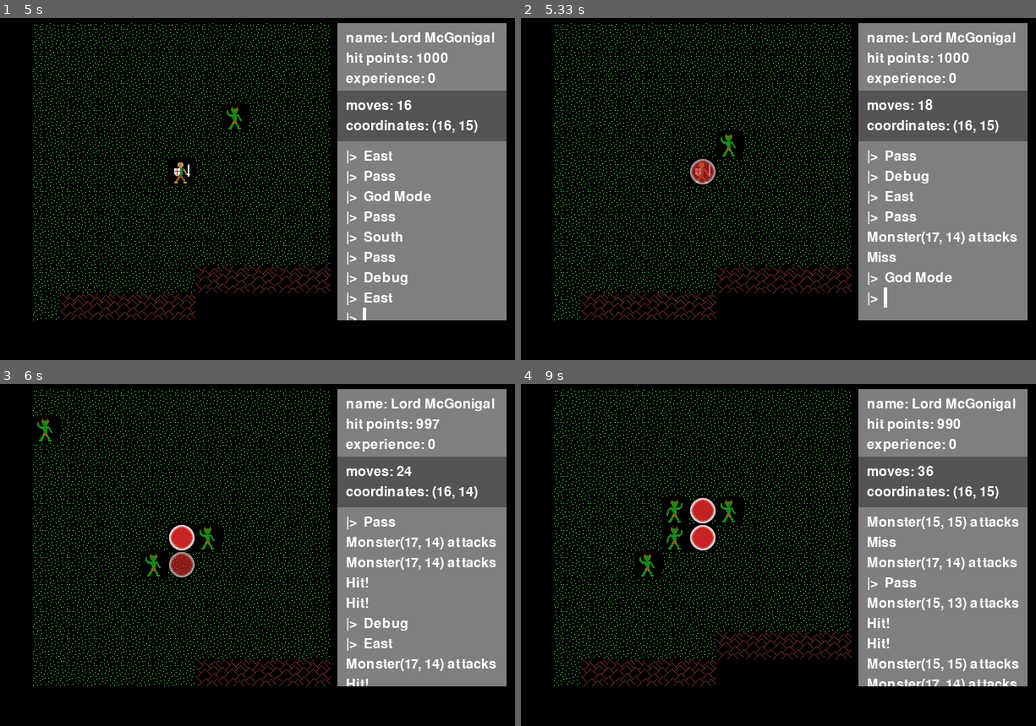
Above: before the commit, frames 1-4 (two rows, left to right).
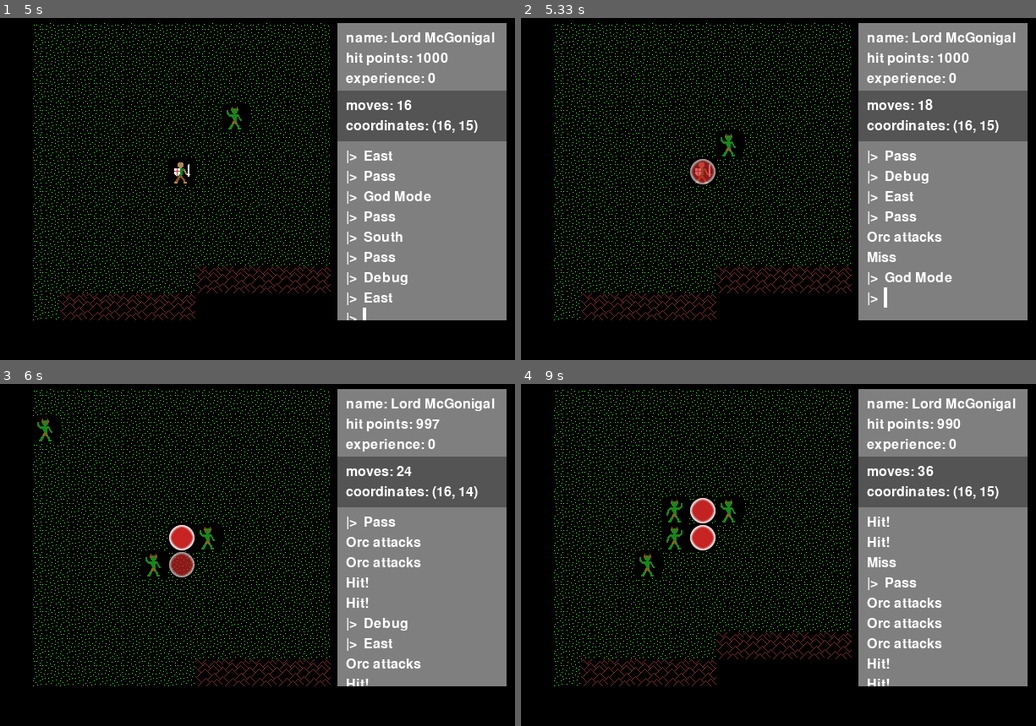
Above: after the commit, the same moments.

Repository: josh-reynolds/Python
Game: pygame game, started from pygame/nulltima/demo.py
The game is run twice, just before and just after one commit, with the same random seed, the same clock (stepped at 60 frames per second) and the same inputs.
Inputs:
- Up to frame 1 (5 s): hold Right 0.33-0.8 s; hold Up 0.83-1.13 s; hold Right 1.17-1.63 s; hold Left 1.67-2.2 s; hold Down 2.23-2.53 s; hold Left 2.57-2.97 s; hold Up 3-3.37 s; tap Space at 3.07, 3.47, 3.77, 4.13 s; hold Right 3.4-4.03 s; hold D 3.4-4.03 s; tap G at 3.55 s; hold Down 4.07-4.43 s; hold Right from 4.97 s (still down); hold D from 4.97 s (still down)
- Up to frame 2 (5.33 s): keep holding Right; keep holding D; tap Space at 5.03 s; tap G at 5.12 s
- Up to frame 3 (6 s): tap Space at 5.33, 5.53, 5.87 s; release Right at 5.43 s; release D at 5.43 s; hold Up 5.47-5.77 s; hold Right from 5.8 s (still down); hold D from 5.8 s (still down)
- Up to frame 4 (9 s): tap Space at 6.17, 6.93, 7.7, 8.1, 8.4, 8.77 s; release Right at 6.27 s; release D at 6.27 s; hold Down 6.87-7.17 s; hold Up 7.63-8 s; tap G at 7.78 s; hold Right 8.03-8.67 s; hold D 8.03-8.67 s; hold Down from 8.7 s (still down)

Frame 1 is identical in both runs. In frame 2, 0.4% of the frame differs, in the area x 67-97%, y 62-67%; in frame 3, 1.3%; in frame 4, 2.4%, in the area x 67-97%, y 38-89%.

Commit message:
Factoring out monster data to allow for multiple types

Diff:
--- a/pygame/nulltima/game.py
+++ b/pygame/nulltima/game.py
@@ -306,7 +306,7 @@
         if random.random() < 0.1:
             grid_coordinate = random.choice(self.grid.spawnable())
             world_coordinate = self.grid.to_world(grid_coordinate)
-            self.monsters.append(monsters.Monster(world_coordinate, self))
+            self.monsters.append(monsters.Monster(world_coordinate, self, 0))
 
     def __str__(self):
         return 'Scene {}'.format(self.id)
--- a/pygame/nulltima/monsters.py
+++ b/pygame/nulltima/monsters.py
@@ -6,18 +6,25 @@
 import actor
 import effects
 
+# monster fields: name, hit_points, damage, images
+monsters = {0:('Orc', 1, 1, ['monster_0.png', 'monster_1.png'])}
+
+# will want a flyweight-type class to hold images...
+
 class Monster(actor.Actor):
     images = []
 
-    def __init__(self, coordinate, level):
+    def __init__(self, coordinate, level, monster_type):
         super().__init__(coordinate, level)
         if level:
             level.add_observer(self)
+        self.name = monsters[monster_type][0]
+        self.hit_points = monsters[monster_type][1]
+        self.damage = monsters[monster_type][2]
         if not Monster.images:
-            Monster.images = [pygame.image.load("./images/monster_0.png"),
-                              pygame.image.load("./images/monster_1.png")]
+            image_files = monsters[monster_type][3]
+            Monster.images = [pygame.image.load('./images/' + x) for x in image_files]
         self.images = Monster.images
-        self.hit_points = 1
 
     def on_notify(self, last_move, player_position):
         if self.level.grid.can_view(self.pos):
@@ -45,11 +52,11 @@
     def attack(self, target):
         game.Game.level.effects.append(effects.MeleeAttack(target.pos, self.level))
         if random.random() < 0.5:
-            target.hit_points -= 1
+            target.hit_points -= self.damage
             game.Game.message_queue.append(('Hit!', False))
         else:
             game.Game.message_queue.append(('Miss', False))
-        game.Game.message_queue.append(('{} attacks'.format(self), False)) # showing in console out of
+        game.Game.message_queue.append(('{} attacks'.format(self.name), False)) # showing in console out of
                                                                   # order, so small temporary
                                                                   # hack here
 
@@ -61,17 +68,17 @@
             game.Game.level.player.experience += 1
             game.Game.score += 1
 
-
     def __repr__(self):
         return "Monster{}".format(self.pos)
 
 class MonsterTestCase(unittest.TestCase):
     def setUp(self):
         coordinate = (5,5)
-        self.m = Monster(coordinate, None)
+        self.m = Monster(coordinate, None, 0)
 
     def test_constructing_a_monster(self):
         self.assertEqual(self.m.pos, (5,5))
+        self.assertEqual(self.name, 'Orc')
 
 # ---------------------------------------------------------------------------
 if __name__ == '__main__':
Not shown, changed: pygame/nulltima/notes
